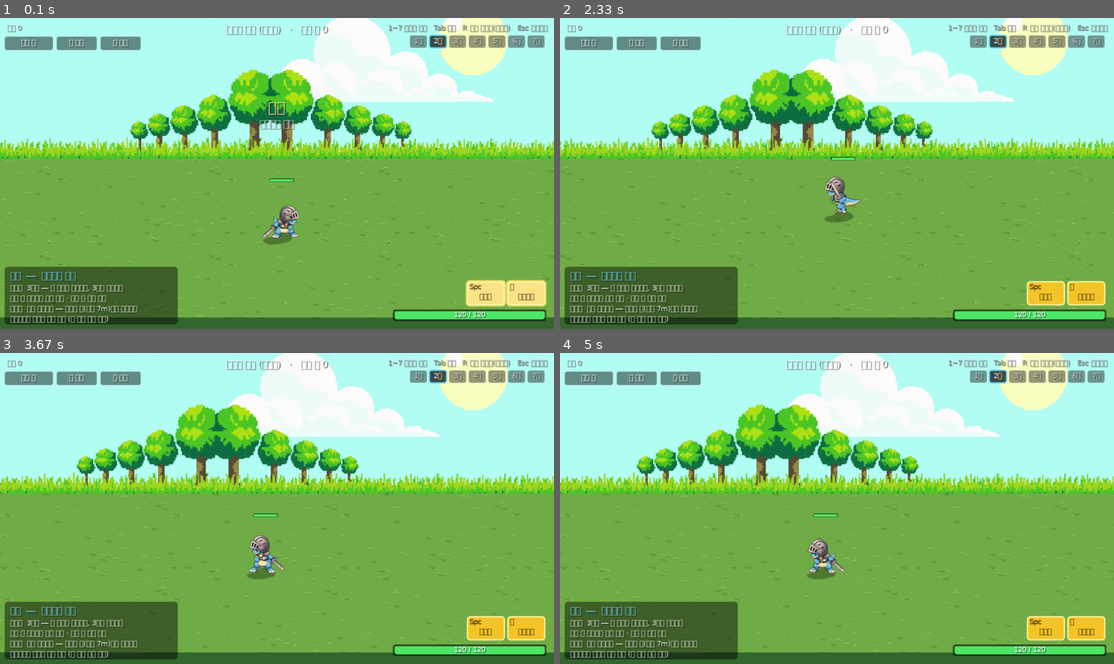
Above: before the commit, frames 1-4 (two rows, left to right).
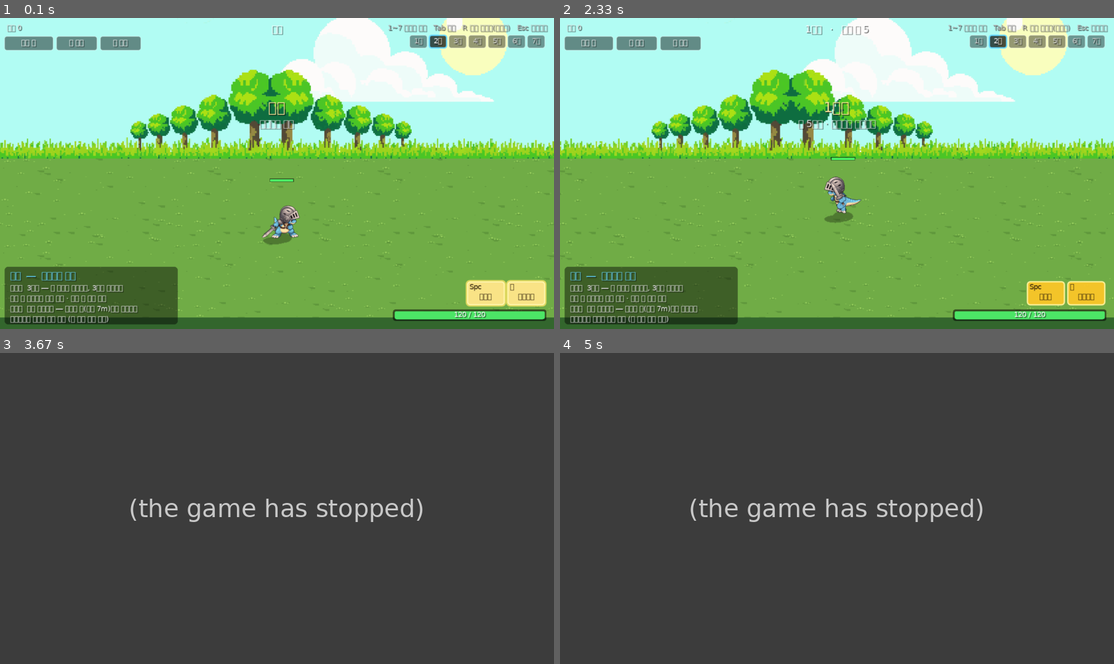
Above: after the commit, the same moments.

Repository: kaino0404-collab/quarterview-action-game
Game: LÖVE game, started from main.lua
Same seed, same stepped clock (60 frames per second), same inputs: the game is played once before the commit and once after it.
Inputs (mouse positions are in pixels of both pictures, inside the frame that each line leads up to):
- Up to frame 1 (0.1 s): no input
- Up to frame 2 (2.33 s): hold Right 0.33-0.8 s; move the mouse to (814, 185) at 0.37 s; hold Up 0.83-1.3 s; move the mouse to (842, 195) at 0.87 s; hold Right 1.33-1.8 s; move the mouse to (892, 241) at 1.37 s; hold Left from 1.83 s (still down); move the mouse to (665, 245) at 1.87 s
- Up to frame 3 (3.67 s): release Left at 2.37 s; hold Down 2.4-2.87 s; move the mouse to (343, 536) at 2.43 s
- Up to frame 4 (5 s): no input

The runs differ from the first frame. In frame 1, 0.3% of the frame differs, in the area x 40-60%, y 2-6%; in frame 2, 0.7%; in frame 3, 100%, in the area x 0-100%, y 0-100%; in frame 4, 100%.
Error after the commit: main.lua:135: attempt to index local 's' (a function value); the game stopped at 2.82 s (later frames are placeholders)

Commit message:
들판에서 단계별로 적이 나오게: 실행하면 바로 1단계, 단계마다 더 많이
- 실행하면 바로 1단계부터 적이 나옴 (예전: 웨이브 멈춤으로 시작, '적 생성' 버튼을 눌러야 나옴)
- 적이 나오는 곳: 아무 데나 9m 밖 → 화면 밖 왼쪽·오른쪽에서 들판으로 걸어 들어옴 (findSpawn)
- 단계 표 STAGE (단계가 오를수록 더 많이, 더 자주, 더 크게 무리 지어)
  - 칼잡이 수: 3 + 2×웨이브 → 2 + 3×단계 (1단계 5, 2단계 8, 3단계 11 …)
  - 한 번에 나오는 무리: 1~3 마리 → 1 ~ (2 + 단계/2) 마리, 최대 5
  - 나오는 간격: max(0.6, 2.2 - 0.12×웨이브) → max(0.5, 2.0 - 0.15×단계) 초
  - 총잡이(5분의 1)·돌격병(10분의 1) 비율은 그대로
- 화면 글자: "웨이브 N" → "N단계", 시작 때 "적 N마리", 다 잡으면 "N단계 클리어!" 뒤 3.5초 쉬고 다음 단계
- 작업기록: 다시 시작할 곳, 변경 이력

다음: 유저가 단계별 적 수·나오는 속도를 해 보고 주는 피드백 반영

Co-Authored-By: Claude Opus 5.5 <noreply@anthropic.com>

Diff:
--- a/main.lua
+++ b/main.lua
@@ -1957,7 +1957,20 @@
   end
 end
 
+-- 단계(스테이지): 단계가 오를수록 적이 더 많이, 더 자주, 더 많이 한꺼번에 나온다 (2026-11-28 유저: "이 배경에서 적들이 나오게, 단계별로 점점 더 많이")
+--   칼잡이 수 = base + per × 단계 (1단계 5 → 2단계 8 → 3단계 11 …), 한 번에 나오는 무리 1 ~ (2 + 단계/2) 마리 (최대 5)
+--   나오는 간격 = max(minGap, gap0 - gapStep × 단계)  (전역 표: main 지역 변수 200개 한도)
+STAGE = { base = 2, per = 3, groupMax = 5, gap0 = 2.0, gapStep = .15, minGap = .5, rest = 3.5, clearShown = false }
+
+-- 들판 양 끝 = 화면 밖 왼쪽·오른쪽에서 걸어 들어온다 (옆모습 들판: 화면 안에서 갑자기 생기지 않게)
 local function findSpawn()
+  local half = W / 2 / (S * (CAMZ or 1))            -- 화면 가로 절반 (m)
+  for _ = 1, 60 do
+    local side = rnd() < .5 and -1 or 1
+    local x = clamp(cam.x + side * (half + 1 + rnd() * 2.5), 2.5, MAPW - 1.5)
+    local y = 2.5 + rnd() * (MAPH - 4)
+    if cellH(x, y) == 0 and len(x - player.x, y - player.y) > 6 then return x, y end
+  end
   for _ = 1, 80 do
     local x, y = rnd(2, MAPW - 1), rnd(2, MAPH - 1)
     local edge = x <= 4 or y <= 4 or x >= MAPW - 3 or y >= MAPH - 3
@@ -1975,7 +1988,8 @@
 local function startWave(n)
   wave = n
   waveQueue = {}
-  local s = 3 + n * 2
+  STAGE.clearShown = false
+  local s = STAGE.base + n * STAGE.per             -- 칼잡이: 예전 3 + 2×웨이브 → 2 + 3×단계 (점점 더 많이)
   -- 기대값으로 줄이기: 0.3마리면 30% 확률로 1마리 (내림만 하면 거의 안 나오고, 반올림이면 덜 줄어서)
   local function cut(x) local f = floor(x); return f + ((rnd() < x - f) and 1 or 0) end
   -- 총잡이: 원래 floor(n/2)+1 → 5분의 1 (유저 2026-11-23, 3분의 1 → 5분의 1). 웨이브 2~3 은 40%, 4~5 는 60% 확률로 1마리 …
@@ -1990,7 +2004,7 @@
     waveQueue[i], waveQueue[j] = waveQueue[j], waveQueue[i]
   end
   spawnT = .8
-  banner.text, banner.sub, banner.t = "웨이브 " .. n, (b > 0) and "돌격병이 섞여 있다" or "사방에서 몰려온다", 2.4
+  banner.text, banner.sub, banner.t = n .. "단계", "적 " .. #waveQueue .. "마리" .. ((b > 0) and " · 돌격병이 섞여 있다" or " · 양쪽에서 몰려온다"), 2.4
 end
 
 local function updateWaves(dt)
@@ -2004,7 +2018,9 @@
     if spawnT <= 0 and #enemies < 36 then
       local sx, sy = findSpawn()
       if sx then
-        for _ = 1, min(#waveQueue, rnd(1, 3)) do
+        -- 한 번에 나오는 무리: 단계가 오를수록 커진다 (1단계 1~2, 2단계 1~3, 4단계 1~4 …, 최대 5)
+        local groupMax = min(STAGE.groupMax, 2 + floor(wave / 2))
+        for _ = 1, min(#waveQueue, rnd(1, groupMax)) do
           local kind = table.remove(waveQueue)
           local x, y = sx + (rnd() - .5) * 1.4, sy + (rnd() - .5) * 1.4
           if cellH(x, y) > 0 then x, y = sx, sy end
@@ -2012,11 +2028,15 @@
         end
         play("spawn", .2, .6)
       end
-      spawnT = max(.6, 2.2 - wave * .12)
-    end
-  elseif #enemies == 0 and #spawns == 0 and not DEV.stop then   -- 개발자 '적 제거' 뒤엔 다음 웨이브 안 옴
+      spawnT = max(STAGE.minGap, STAGE.gap0 - wave * STAGE.gapStep)   -- 예전 max(.6, 2.2 - .12×웨이브)
+    end
+  elseif #enemies == 0 and #spawns == 0 and not DEV.stop then   -- 개발자 '적 제거' 뒤엔 다음 단계 안 옴
+    if wave > 0 and not STAGE.clearShown then
+      STAGE.clearShown = true
+      banner.text, banner.sub, banner.t = wave .. "단계 클리어!", "곧 " .. (wave + 1) .. "단계 — 더 많이 온다", 2.4
+    end
     breakT = breakT - dt
-    if breakT <= 0 then startWave(wave + 1); breakT = 3.5 end
+    if breakT <= 0 then startWave(wave + 1); breakT = STAGE.rest end
   end
 end
 
@@ -3269,8 +3289,8 @@
   -- 웨이브
   lg.setColor(1, 1, 1)
   local left = #enemies + #spawns + #waveQueue
-  txt(DEV.stop and ("웨이브 멈춤 (개발자)   ·   남은 적 " .. left)
-    or (wave > 0 and ("웨이브 " .. wave .. "   ·   남은 적 " .. left) or "준비"), 0, 10, fontM, "center", W)
+  txt(DEV.stop and ("적 멈춤 (개발자)   ·   남은 적 " .. left)
+    or (wave > 0 and (wave .. "단계   ·   남은 적 " .. left) or "준비"), 0, 10, fontM, "center", W)
   lg.setColor(.85, .85, .85); txt("처치 " .. kills, 12, 10, fontS)
   -- 개발자 버튼
   local mgx, mgy = toGame(love.mouse.getPosition())
@@ -3418,9 +3438,9 @@
   newGame()
   -- 실행하면 스타일 고르기 화면 없이 바로 검사로 싸움 시작 (Tab·숫자키로 다른 캐릭터)
   state, inGame = "play", true
-  -- 실행하면 적이 안 나옴 (2026-11-23 유저 "엔진 시작하면 적들 안 나오게 일단"): 웨이브 멈춤으로 시작, 왼쪽 위 '적 생성' 버튼을 누르면 다시 나옴
-  --   (자동 테스트는 적이 있어야 해서 그대로)
-  if not AUTO then DEV.stop = true end
+  -- 실행하면 바로 1단계부터 적이 나온다 (2026-11-28 유저 "이 배경에서 적들이 나오게").
+  --   예전(2026-11-23)엔 웨이브 멈춤으로 시작했음. 멈추고 싶으면 왼쪽 위 '적 제거' 버튼.
+  DEV.stop = false
   PAD.sel = styleIdx
 end
 
@@ -3645,7 +3665,7 @@
     drawBars()
     drawHUD()
     if state == "pause" then drawCenter("일시정지", { "Esc 계속하기", "Tab 스타일 바꾸기", "R 처음부터" })
-    elseif state == "dead" then drawCenter("쓰러졌다", { "웨이브 " .. wave .. "  ·  처치 " .. kills, "", "R 다시 하기   ·   Tab 스타일 바꾸기" }) end
+    elseif state == "dead" then drawCenter("쓰러졌다", { wave .. "단계  ·  처치 " .. kills, "", "R 다시 하기   ·   Tab 스타일 바꾸기" }) end
   end
   lg.setScissor()
   lg.pop()
Not shown, changed: 작업기록.md
